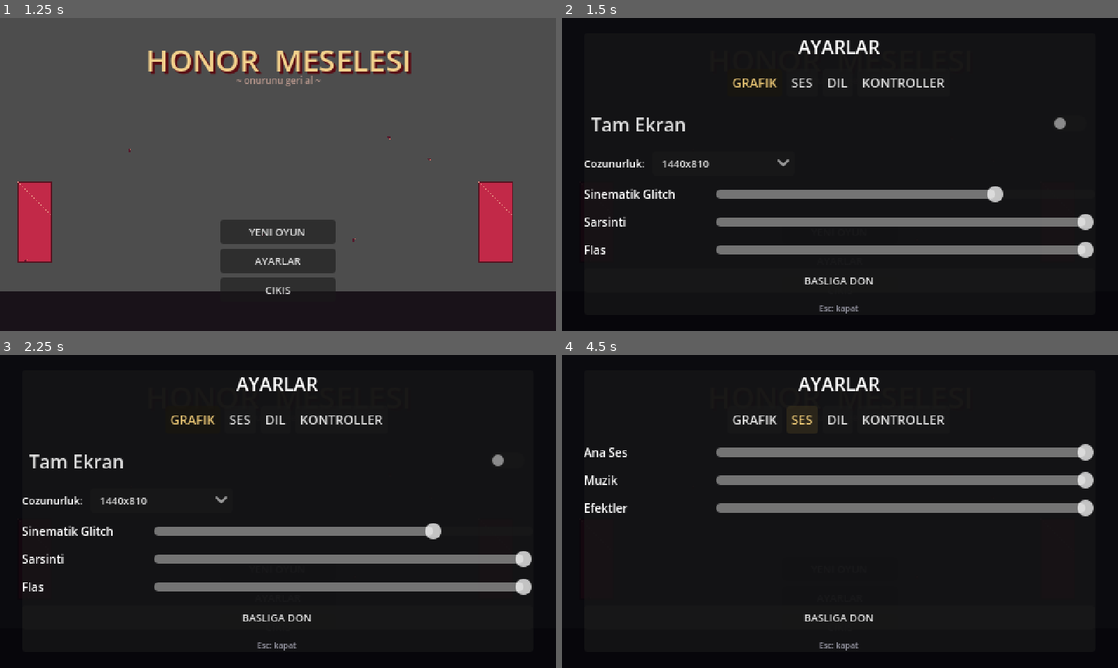
Above: before the commit, frames 1-4 (two rows, left to right).
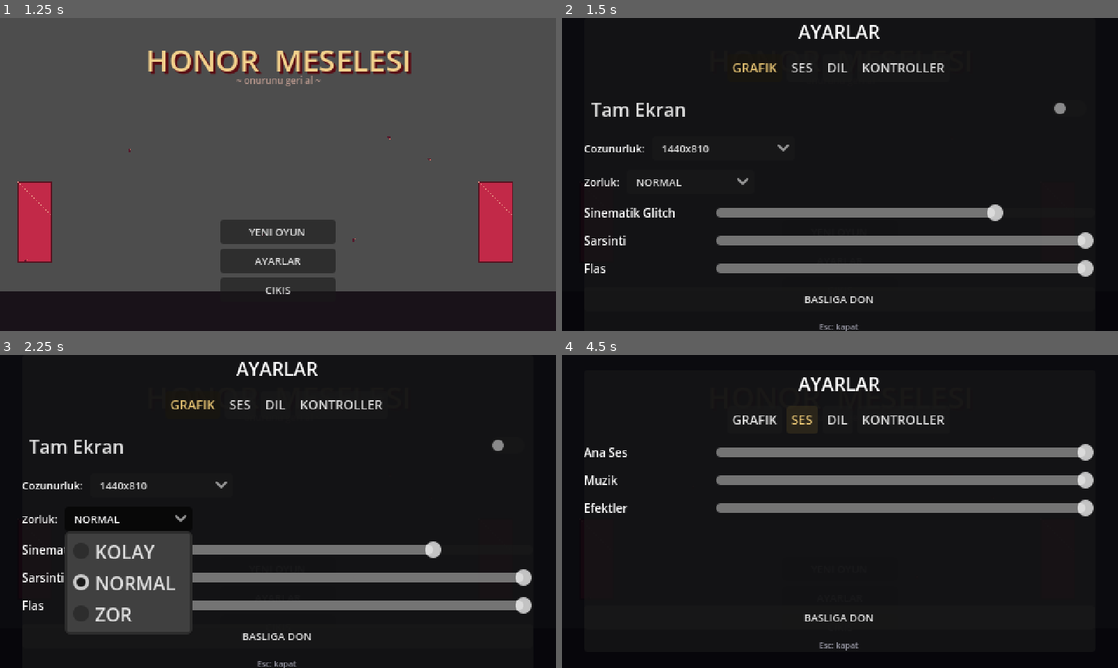
Above: after the commit, the same moments.

Repository: Eruldin/Honor-Meselesi
Game: Godot game, scene res://src/ui/Title.tscn
Same seed, same stepped clock (60 frames per second), same inputs: the game is played once before the commit and once after it.
Inputs (mouse positions are in pixels of both pictures, inside the frame that each line leads up to):
- Up to frame 1 (1.25 s): click "YENI OYUN" at 0.5 s
- Up to frame 2 (1.5 s): click "AYARLAR" at 1.25 s
- Up to frame 3 (2.25 s): click (127, 517) at 2 s, where only the run after the commit has a clickable "NORMAL"
- Up to frame 4 (4.5 s): click (689, 517) at 2.75 s, where only the run after the commit has a clickable "NORMAL"; click "GRAFIK" at 3.5 s; click "SES" at 4.25 s

Frame 1 is identical in both runs. In frame 2, 16% of the frame differs, in the area x 4-96%, y 2-100%; in frame 3, 22%; in frame 4, nothing differs.

Commit message:
M11: zorluk ayari — KOLAY +1 kalp / ZOR -1 kalp (ayarlar menusu)
- spec M11 'zorluk ayari' hic yoktu: Settings.difficulty (0-2)
  settings.json'da saklanir, samurai+yaratik can havuzuna uygulanir
- grafik sekmesine zorluk OptionButton'u (EN: EASY/NORMAL/HARD)
- test: kayit + clamp + delta — 44 assert yesil

Co-Authored-By: Devin AI <158243242+devin-ai-integration[bot]@users.noreply.github.com>

Diff:
--- a/src/core/settings.gd
+++ b/src/core/settings.gd
@@ -17,6 +17,19 @@
 var window_scale: int = 3          ## 480x270 * n pencere boyutu
 var bind_overrides: Dictionary = {}  ## action -> seri InputEvent (k/m/j)
 var seen_flash_warning: bool = false  ## isiga duyarlilik uyarisi gosterildi
+var difficulty: int = 1              ## M11 zorluk: 0=KOLAY(+1 kalp) 1=NORMAL 2=ZOR(-1 kalp)
+
+
+func difficulty_health_delta() -> int:
+	return [1, 0, -1][clampi(difficulty, 0, 2)]
+
+
+func set_difficulty(v: int) -> void:
+	v = clampi(v, 0, 2)
+	if v == difficulty:
+		return
+	difficulty = v
+	_commit()
 
 
 func _apply_bus_volume() -> void:
@@ -164,6 +177,7 @@
 		"window_scale": window_scale,
 		"binds": bind_overrides,
 		"seen_flash_warning": seen_flash_warning,
+		"difficulty": difficulty,
 	}))
 	f.close()
 	# Windows'ta hedef varken rename basarisiz — once silinir.
@@ -188,6 +202,7 @@
 	fullscreen = bool(data.get("fullscreen", false))
 	window_scale = int(data.get("window_scale", 3))
 	seen_flash_warning = bool(data.get("seen_flash_warning", false))
+	difficulty = clampi(int(data.get("difficulty", 1)), 0, 2)
 	var raw_binds: Variant = data.get("binds", {})
 	if raw_binds is Dictionary:
 		for k: String in raw_binds:
--- a/src/player/glitch_creature.gd
+++ b/src/player/glitch_creature.gd
@@ -58,7 +58,8 @@
 	_build_anims()
 
 	health = Health.new()
-	health.max_health = 5
+	# M11 zorluk: samuray ile ayni can havuzu ayari (KOLAY +1, ZOR -1).
+	health.max_health = maxi(1, 5 + Settings.difficulty_health_delta())
 	add_child(health)
 	health.died.connect(_on_died)
 
--- a/src/player/samurai.gd
+++ b/src/player/samurai.gd
@@ -122,7 +122,10 @@
 	_build_anims()
 
 	health = Health.new()
-	health.max_health = tuning.max_health + GameState.max_health_bonus
+	# M11 zorluk: KOLAY +1 kalp, ZOR -1 kalp (minimum 1).
+	health.max_health = maxi(1,
+		tuning.max_health + GameState.max_health_bonus
+		+ Settings.difficulty_health_delta())
 	health.name = "Health"
 	add_child(health)
 
--- a/src/ui/settings_menu.gd
+++ b/src/ui/settings_menu.gd
@@ -163,6 +163,24 @@
 		Settings.set_window_scale(sizes[idx]))
 	row.add_child(opt)
 	_content.add_child(row)
+
+	# M11 zorluk ayari: can havuzuna yansir (KOLAY +1 kalp, ZOR -1 kalp).
+	var drow := HBoxContainer.new()
+	var dlbl := Label.new()
+	var is_tr0 := Settings.language == "tr"
+	dlbl.text = ("Zorluk" if is_tr0 else "Difficulty") + ": "
+	dlbl.add_theme_font_size_override("font_size", 9)
+	drow.add_child(dlbl)
+	var dopt := OptionButton.new()
+	dopt.add_theme_font_size_override("font_size", 9)
+	for d in ["KOLAY" if is_tr0 else "EASY", "NORMAL", "ZOR" if is_tr0 else "HARD"]:
+		dopt.add_item(d)
+	dopt.select(clampi(Settings.difficulty, 0, 2))
+	dopt.item_selected.connect(func(idx: int) -> void:
+		AudioManager.play_sfx(&"sfx/ui", null, -6.0)
+		Settings.set_difficulty(idx))
+	drow.add_child(dopt)
+	_content.add_child(drow)
 
 	var is_tr := Settings.language == "tr"
 	_content.add_child(_slider_row(
--- a/tests/test_save.gd
+++ b/tests/test_save.gd
@@ -64,6 +64,20 @@
 		"uyari onayi settings.json'a yazilir")
 	Settings.seen_flash_warning = old
 	Settings.save_settings()
+
+
+func test_difficulty_persists_and_clamps() -> void:
+	# M11 zorluk ayari: settings.json'da saklanir, 0-2 araligina kelepçeli.
+	var old := Settings.difficulty
+	Settings.set_difficulty(0)
+	var data: Variant = JSON.parse_string(FileAccess.get_file_as_string(Settings.PATH))
+	assert_eq(int(data.get("difficulty", -1)), 0, "zorluk kaydedilir")
+	Settings.set_difficulty(9)
+	assert_eq(Settings.difficulty, 2, "ust sinir 2")
+	assert_eq(Settings.difficulty_health_delta(), -1, "ZOR: -1 kalp")
+	Settings.set_difficulty(0)
+	assert_eq(Settings.difficulty_health_delta(), 1, "KOLAY: +1 kalp")
+	Settings.set_difficulty(old)
 
 
 func test_binding_persists_across_load() -> void:
